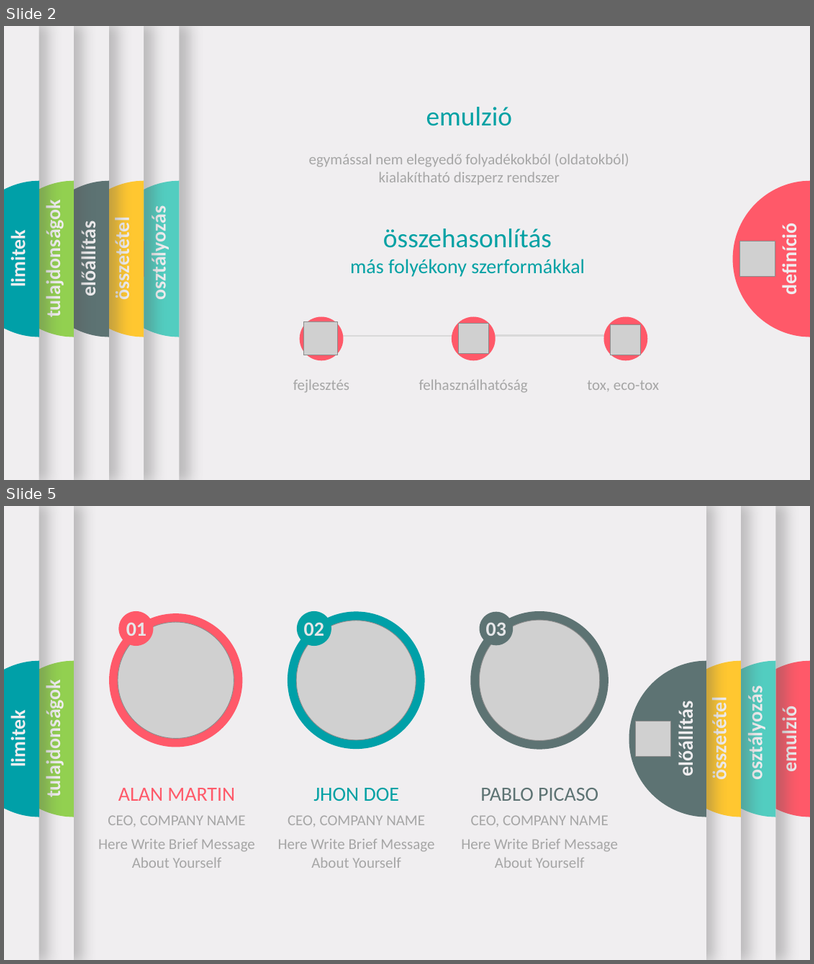
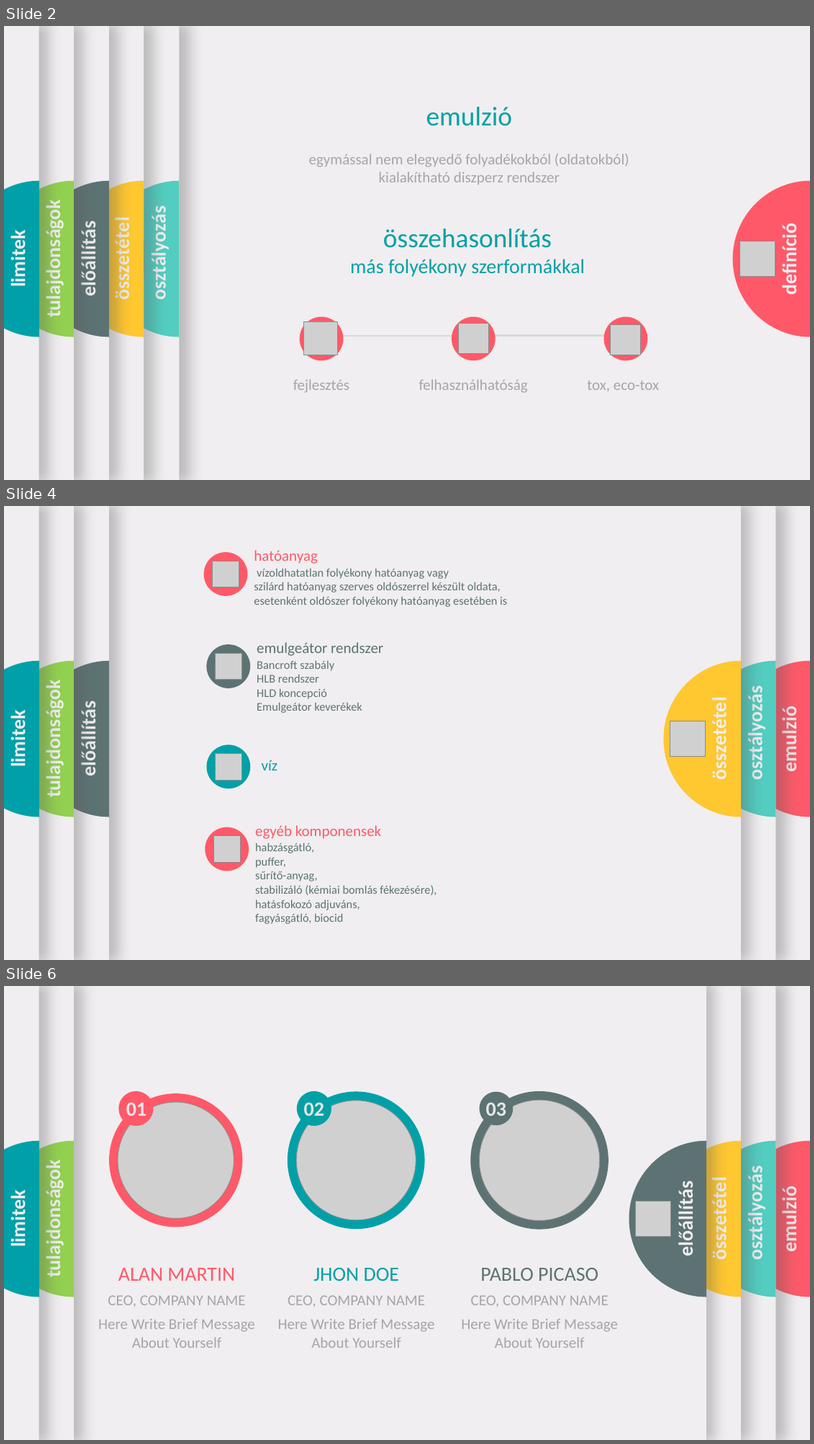
Before and after one commit to LilianaBohus/chemistry-presenations, a slide deck: emulsion-concentrates-short.pptx. Shown one above the other, each under a label of ours: slides 2 and 5 before the commit, slides 2, 4 and 6 after it; the slides between them are not shown. The pictures are 814x964 and 814x1444 pixels, drawn with LibreOffice and Linux fonts; fonts in the diff are those of the drawing; grey boxes stand for pictures; background and template pictures are left out. Boxes give left, top, right and bottom in pixels: in the first picture for what was removed or moved away, otherwise in the second. Text is boxed around its words. In the diff, an @@ line names an element or a change of style, - is before the commit and + after.

```diff
--- a/emulsion-concentrates-short.pptx
+++ b/emulsion-concentrates-short.pptx
@@ slide 4 added at bbox=[4, 506, 810, 960], background #F0EEF0 @@
@@ rectangle added at bbox=[4, 506, 810, 960], fill #F0EEF0 @@
@@ rectangle added at bbox=[4, 506, 109, 960], fill #F0EEF0 @@
@@ rectangle added at bbox=[4, 506, 74, 960], fill #F0EEF0 @@
@@ rectangle added at bbox=[4, 506, 39, 960], fill #F0EEF0 @@
@@ group added at bbox=[203, 550, 507, 607]: 2 texts, 1 ellipse, 1 picture @@
+hatóanyag
+vízoldhatatlan folyékony hatóanyag vagy
+szilárd hatóanyag szerves oldószerrel készült oldata,
+esetenként oldószer folyékony hatóanyag esetében is
@@ freeform shape added at bbox=[4, 661, 74, 817], fill #92D050 @@
@@ freeform shape added at bbox=[4, 661, 39, 817], fill #00A0A8 @@
@@ freeform shape added at bbox=[32, 661, 109, 817], fill #5D7373 @@
@@ group added at bbox=[206, 642, 383, 713]: 2 texts, 1 ellipse, 1 picture @@
+emulgeátor rendszer
+Bancroft szabály
+HLB rendszer
+HLD koncepció
+Emulgeátor keverékek
@@ freeform shape added at bbox=[733, 661, 810, 817], fill #FF5969 @@
@@ text added at bbox=[41, 691, 65, 794], 24 pt, text #F0EEF0, bold @@
+tulajdonságok
@@ text added at bbox=[6, 716, 31, 766], 24 pt, text #F0EEF0, bold @@
+limitek
@@ text added at bbox=[77, 709, 101, 774], 24 pt, text #F0EEF0, bold @@
+előállítás
@@ group added at bbox=[82, 506, 741, 960]: 1 rectangle, 1 freeform shape, 1 text, 1 picture @@
+összetétel
@@ group added at bbox=[19, 506, 777, 960]: 1 rectangle, 1 freeform shape, 1 text, 1 picture @@
+osztályozás
@@ text added at bbox=[778, 712, 802, 770], 24 pt, text #F0EEF0, bold @@
+emulzió
@@ ellipse added at bbox=[206, 744, 250, 788], fill #00A0A8 @@
@@ picture added at bbox=[215, 754, 242, 780] @@
@@ text added at bbox=[262, 759, 278, 770], 18 pt, text #00A0A8 @@
+víz
@@ group added at bbox=[205, 825, 437, 924]: 2 texts, 1 ellipse, 1 picture @@
+egyéb komponensek
+habzásgátló,
+puffer,
+sűrítő-anyag,
+stabilizáló (kémiai bomlás fékezésére),
+hatásfokozó adjuváns,
+fagyásgátló, biocid
@@ what was slide 5 is now slide 6 @@
```
Also in this commit, not shown: 2 slides changed, 1 other slide added, 1 slide removed.
